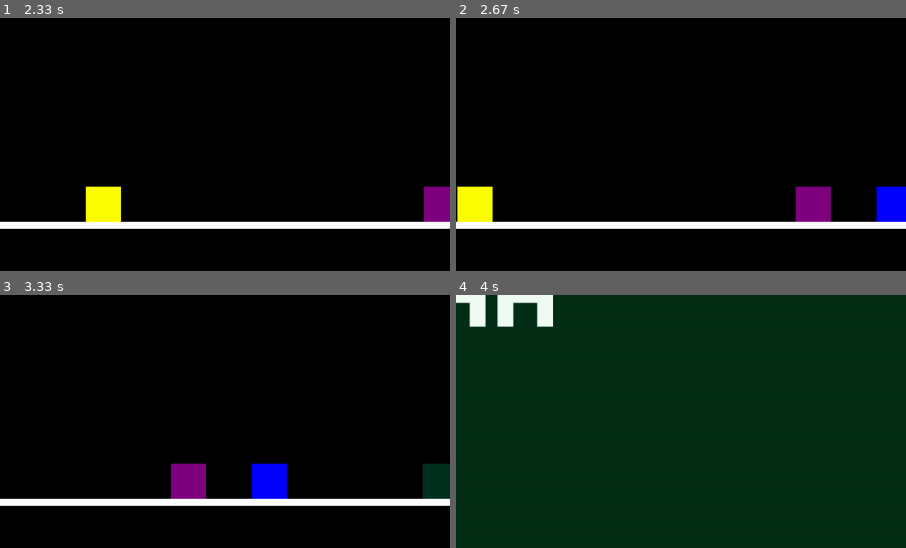
Above: before the commit, frames 1-4 (two rows, left to right).
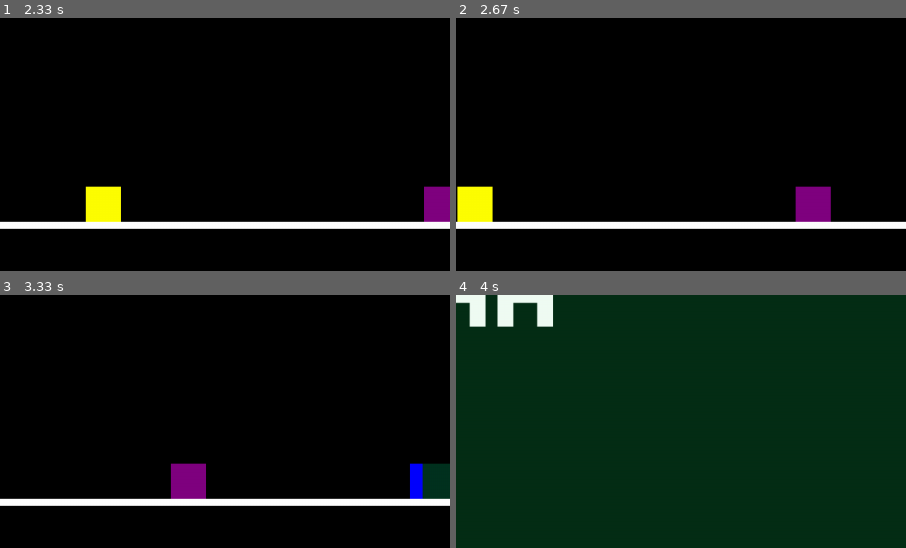
Above: after the commit, the same moments.

Repository: Sophia-15/projeto-g12
Game: pygame game, started from src/menu/menu.py
The game is run twice, just before and just after one commit, with the same random seed, the same clock (stepped at 60 frames per second) and the same inputs.
Inputs:
- Up to frame 1 (2.33 s): tap Enter at 0.33 s; hold Right 0.67-1.13 s; hold Left 1.17-1.7 s; tap Space at 1.23, 1.53, 1.8, 2.1, 2.23 s; hold Left 1.73-2.13 s; hold Left from 2.17 s (still down)
- Up to frame 2 (2.67 s): keep holding Left; tap Space at 2.53 s
- Up to frame 3 (3.33 s): release Left at 2.8 s; hold Left 2.83-3.3 s; tap Space at 2.9, 3.2 s
- Up to frame 4 (4 s): hold Right 3.33-3.8 s; tap Space at 3.4, 3.7, 3.9 s; hold Up from 3.83 s (still down)
The pictures show only the part of the screen within x 50-100%, y 50-100%; the shares and areas given below are measured in that part.

Frame 1 is identical in both runs. In frame 2, 0.9% of the frame differs, in the area x 93-100%, y 66-81%; in frame 3, 1.5%, in the area x 55-94%, y 66-81%; in frame 4, nothing differs.

Commit message:
alterando cores e ler csv

Diff:
--- a/src/menu/choose_name.py
+++ b/src/menu/choose_name.py
@@ -13,9 +13,9 @@
 
 screen = pygame.display.set_mode((monitor_size), pygame.RESIZABLE)
 font = pygame.font.Font(
-    r'C:\Users\gmam_cesar\Downloads\python\PROJ\projeto-g12\src\menu\retro.ttf', 124)
+    r'C:\Users\acgs_cesar\Desktop\projetos 1\projeto-g12\src\menu\retro.ttf', 124)
 font_sm = pygame.font.Font(
-    r'C:\Users\gmam_cesar\Downloads\python\PROJ\projeto-g12\src\menu\retro.ttf', 80)
+    r'C:\Users\acgs_cesar\Desktop\projetos 1\projeto-g12\src\menu\retro.ttf', 80)
 clock = pygame.time.Clock()
 
 def handle_choose_name(score, game_name):
--- a/src/menu/menu.py
+++ b/src/menu/menu.py
@@ -3,7 +3,7 @@
 import os
 import pygame
 import sys
-TETRIS_PATH = r'C:\Users\gmam_cesar\Downloads\python\PROJ\projeto-g12\src\tetris'
+TETRIS_PATH = r'C:/Users/acgs_cesar/Desktop/projetos 1/projeto-g12/src/tetris'
 sys.path.append(TETRIS_PATH)
 from main_tetris import battery_tetris
 
@@ -19,9 +19,9 @@
 
 screen = pygame.display.set_mode((monitor_size), pygame.RESIZABLE)
 font = pygame.font.Font(
-    r'C:\Users\gmam_cesar\Downloads\python\PROJ\projeto-g12\src\menu\retro.ttf', 80)
+    r'C:\Users\acgs_cesar\Desktop\projetos 1\projeto-g12\src\menu\retro.ttf', 80)
 font_sm = pygame.font.Font(
-    r'C:\Users\gmam_cesar\Downloads\python\PROJ\projeto-g12\src\menu\retro.ttf', 50)
+    r'C:\Users\acgs_cesar\Desktop\projetos 1\projeto-g12\src\menu\retro.ttf', 50)
 clock = pygame.time.Clock()
 
 def infinity_runner():
@@ -37,7 +37,7 @@
 
   background = (0,0,0)
   fps = 60
-  font = pygame.font.Font('src/menu/retro.ttf', 20)
+  font = pygame.font.Font(r'C:\Users\acgs_cesar\Desktop\projetos 1\projeto-g12\src\menu\retro.ttf', 20)
   timer = pygame.time.Clock()
 
 
@@ -111,16 +111,16 @@
                 if obstacles[i] < -30:
                     obstacles[i] = random.randint(1200, 1800)
                     score += 15
-                    if obstacles1.colliderect(obstacles0) or obstacles1.colliderect(obstacles2):
-                        obstacles[i] = random.randint(monitor_size[0], monitor_size[0])
-                    if obstacles2.colliderect(obstacles0) or obstacles2.colliderect(obstacles1):
-                        obstacles[i] = random.randint(monitor_size[0], monitor_size[0])
-                    if obstacles0.colliderect(obstacles1) or obstacles2.colliderect(obstacles2):
-                        obstacles[i] = random.randint(monitor_size[0], monitor_size[0])
-                    if obstacles3.colliderect(obstacles2) or obstacles2.colliderect(obstacles1):
-                        obstacles[i] = random.randint(monitor_size[0], monitor_size[0])
-                    if obstacles4.colliderect(obstacles1) or obstacles2.colliderect(obstacles2):
-                        obstacles[i] = random.randint(monitor_size[0], monitor_size[0])
+                    # if obstacles1.colliderect(obstacles0) or obstacles1.colliderect(obstacles2):
+                    #     obstacles[i] = random.randint(monitor_size[0], monitor_size[0])
+                    # if obstacles2.colliderect(obstacles0) or obstacles2.colliderect(obstacles1):
+                    #     obstacles[i] = random.randint(monitor_size[0], monitor_size[0])
+                    # if obstacles0.colliderect(obstacles1) or obstacles2.colliderect(obstacles2):
+                    #     obstacles[i] = random.randint(monitor_size[0], monitor_size[0])
+                    # if obstacles3.colliderect(obstacles2) or obstacles2.colliderect(obstacles1):
+                    #     obstacles[i] = random.randint(monitor_size[0], monitor_size[0])
+                    # if obstacles4.colliderect(obstacles1) or obstacles2.colliderect(obstacles2):
+                    #     obstacles[i] = random.randint(monitor_size[0], monitor_size[0])
                 if player.colliderect(obstacles0) or player.colliderect(obstacles1) or player.colliderect(obstacles2) or player.colliderect(obstacles3) or player.colliderect(obstacles4):
                     active = False
 
--- /dev/null
+++ b/src/menu/printar_csv.py
@@ -0,0 +1,55 @@
+
+
+lista_runner = []
+dict_runner = {}
+
+file_runner = open("infinity_runner.csv", 'r')
+
+for i in file_runner.readlines():
+
+    lista_runner.append(i)
+
+for j in range(len(lista_runner)):
+    lista_runner[j] = lista_runner[j].replace('\n', '')
+    lista_runner[j] = lista_runner[j].split(',')
+
+    dict_runner[lista_runner[j][0]] = int(lista_runner[j][1])
+file_runner.close()
+
+cont = 0
+print('===============================================')
+print('\rRUNNER HIGH SCORES')
+for i in sorted(dict_runner, key = dict_runner.get, reverse=True):
+    cont += 1
+    if cont <= 10:
+        print(i, dict_runner[i])
+    else:
+        break
+
+
+
+lista_tetris = []
+dict_tetris = {}
+
+file_tetris = open("tetris.csv", 'r')
+
+for i in file_tetris.readlines():
+
+    lista_tetris.append(i)
+
+for j in range(len(lista_tetris)):
+    lista_tetris[j] = lista_tetris[j].replace('\n', '')
+    lista_tetris[j] = lista_tetris[j].split(',')
+
+    dict_tetris[lista_tetris[j][0]] = int(lista_tetris[j][1])
+file_tetris.close()
+
+cont = 0
+print('===============================================')
+print('\tTETRIS HIGH SCORES')
+for i in sorted(dict_tetris, key = dict_tetris.get, reverse=True):
+    cont += 1
+    if cont <= 10:
+        print(i, dict_tetris[i])
+    else:
+        break
--- a/src/tetris/colors.py
+++ b/src/tetris/colors.py
@@ -10,7 +10,11 @@
     white = (255, 255, 255)
     dark_blue = (44, 44, 127)
     light_blue = (59, 85, 162)
+    black = (0, 0, 0)
+    yellow_m = (162, 136, 59)
+    ciano_blue = (49, 201, 176)
+    laranja_avanade = (241, 106, 38)
 
     @classmethod
     def get_cell_colors(cls):
-        return [cls.dark_green,cls.green,cls.red,cls.orange,cls.yellow,cls.purple,cls.cyan,cls.blue]
+        return [cls.dark_green,cls.green,cls.red,cls.orange,cls.yellow,cls.purple,cls.cyan,cls.blue,cls.black,cls.yellow_m,cls.ciano_blue,cls.laranja_avanade]
--- a/src/tetris/game.py
+++ b/src/tetris/game.py
@@ -3,7 +3,7 @@
 import random
 import pygame
 
-SOUNDS_PATH = 'C:/Users/gmam_cesar/Downloads/python/PROJ/projeto-g12/src/tetris/Sounds'
+SOUNDS_PATH = 'C:/Users/acgs_cesar/Desktop/projetos 1/projeto-g12/src/tetris/Sounds'
 class Game:
     def __init__(self):
         self.grid = Grid()
--- a/src/tetris/main_tetris.py
+++ b/src/tetris/main_tetris.py
@@ -3,8 +3,8 @@
 from game import Game
 from colors import Colors
 
-MENU_PATH = r'C:\Users\gmam_cesar\Downloads\python\PROJ\projeto-g12\src\menu'
-TETRIS_PATH = r'C:\Users\gmam_cesar\Downloads\python\PROJ\projeto-g12\src\tetris'
+MENU_PATH = r'C:/Users/acgs_cesar/Desktop/projetos 1/projeto-g12/src/menu'
+TETRIS_PATH = r'C:/Users/acgs_cesar/Desktop/projetos 1/projeto-g12/src/tetris'
 
 sys.path.append(f'{MENU_PATH}')
 from choose_name import handle_choose_name
@@ -42,7 +42,7 @@
     pygame.time.set_timer(GAME_UPDATE, 200)
 
     # DEFINE BACKGROUND IMG
-    background_image = pygame.image.load(f"{TETRIS_PATH}/baterias_background.jpg")
+    background_image = pygame.image.load(f"{TETRIS_PATH}/fundo_tetris_pe.jpg")
     background_rect = background_image.get_rect()
     # REDIMENSIONA BACKGROUND IMG PARA O DISPLAY
     background_image = pygame.transform.scale(background_image, monitor_size)
@@ -84,10 +84,10 @@
         # if game.game_over == True:
         # screen.blit(game_over_surface, (320, 450, 50, 50))
 
-        pygame.draw.rect(screen, Colors.light_blue, score_rect, 0, 10)
+        pygame.draw.rect(screen, Colors.laranja_avanade, score_rect, 0, 10)
         screen.blit(score_value_surface, score_value_surface.get_rect(centerx=score_rect.centerx,
                                                                       centery=score_rect.centery))
-        pygame.draw.rect(screen, Colors.light_blue, next_rect, 0, 10)
+        pygame.draw.rect(screen, Colors.laranja_avanade, next_rect, 0, 10)
         game.draw(screen)
 
         pygame.display.update()
Binary file added: src/tetris/fundo_tetris_pe.jpg
